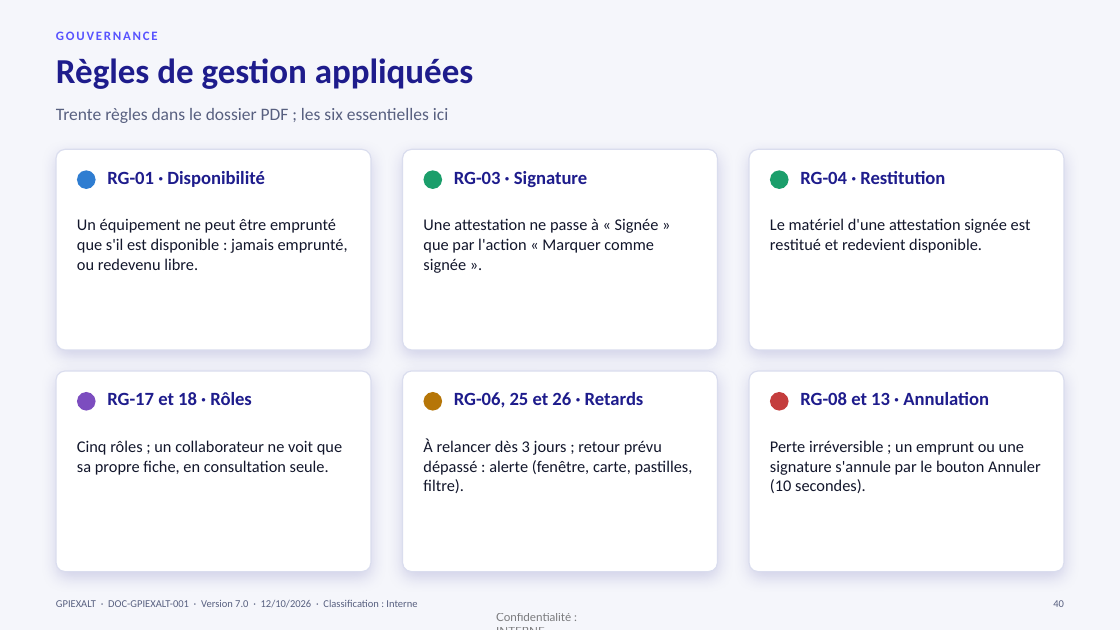
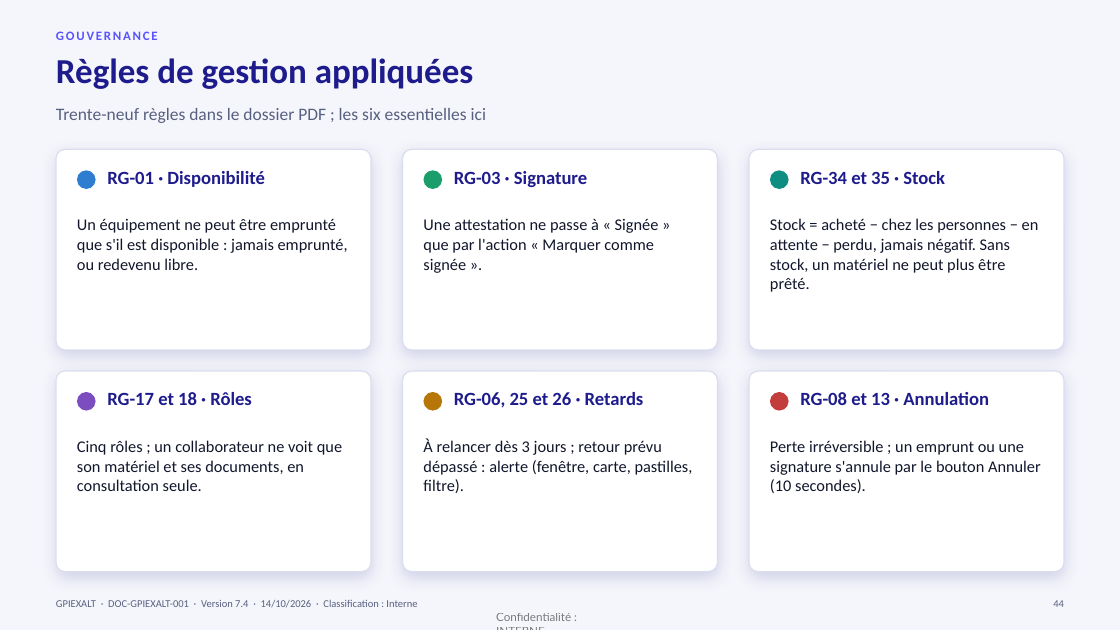
Before and after one commit to tesfamariam-exalt/myfirst-test, a slide deck: slide 44 of documentation/GPIEXALT_Documentation.pptx (slide 40 before the commit). Drawn at 1120x630 pixels with LibreOffice and Linux fonts; fonts in the diff are those of the drawing. Boxes give left, top, right and bottom in pixels: in the first picture for what was removed or moved away, otherwise in the second. Text is boxed around its words. In the diff, an @@ line names an element or a change of style, - is before the commit and + after.

```diff
--- a/documentation/GPIEXALT_Documentation.pptx
+++ b/documentation/GPIEXALT_Documentation.pptx
@@ text at <box>56,108,486,123</box>: text changed @@
-Trente règles dans le dossier PDF ; les six essentielles ici
+Trente-neuf règles dans le dossier PDF ; les six essentielles ici
@@ ellipse at <box>770,171,789,189</box>: fill #1B9E6B to #0E8E82 @@
@@ text at <box>800,171,945,184</box>: text changed @@
-RG-04 · Restitution
+RG-34 et 35 · Stock
@@ text at <box>770,218,1039,292</box>: text changed @@
-Le matériel d'une attestation signée est restitué et redevient disponible.
+Stock = acheté − chez les personnes − en attente − perdu, jamais négatif. Sans stock, un matériel ne peut plus être prêté.
@@ text at <box>77,440,342,491</box>: text changed @@
-Cinq rôles ; un collaborateur ne voit que sa propre fiche, en consultation seule.
+Cinq rôles ; un collaborateur ne voit que son matériel et ses documents, en consultation seule.
@@ text at <box>56,600,417,608</box>: text changed @@
-GPIEXALT · DOC-GPIEXALT-001 · Version 7.0 · 12/10/2026 · Classification : Interne
+GPIEXALT · DOC-GPIEXALT-001 · Version 7.4 · 14/10/2026 · Classification : Interne
@@ page number at <box>1053,600,1064,607</box>: text changed @@
-40
+44
```
Also in this commit, not shown: 52 other slides changed, 4 slides added, 53 other files.
